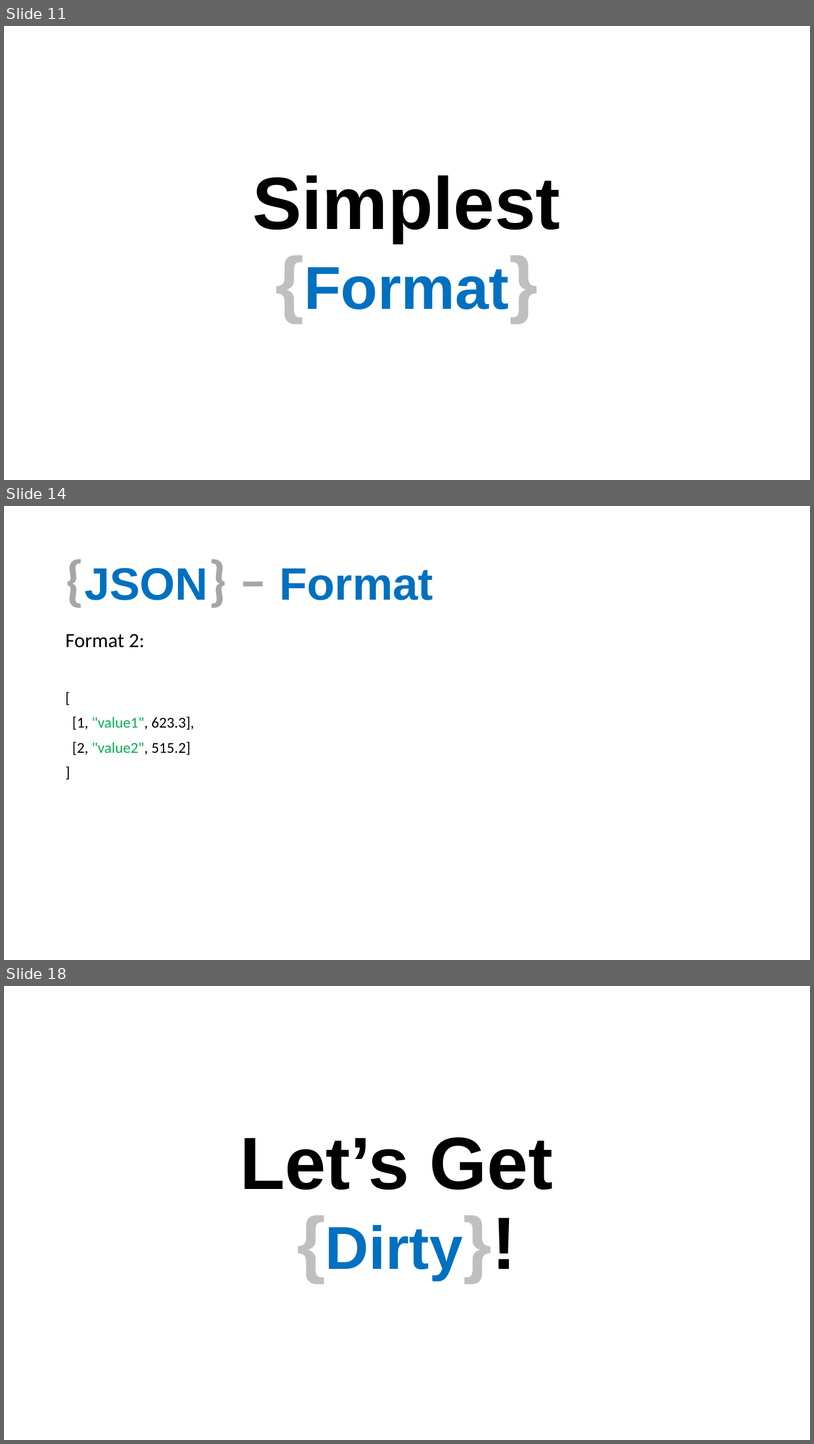
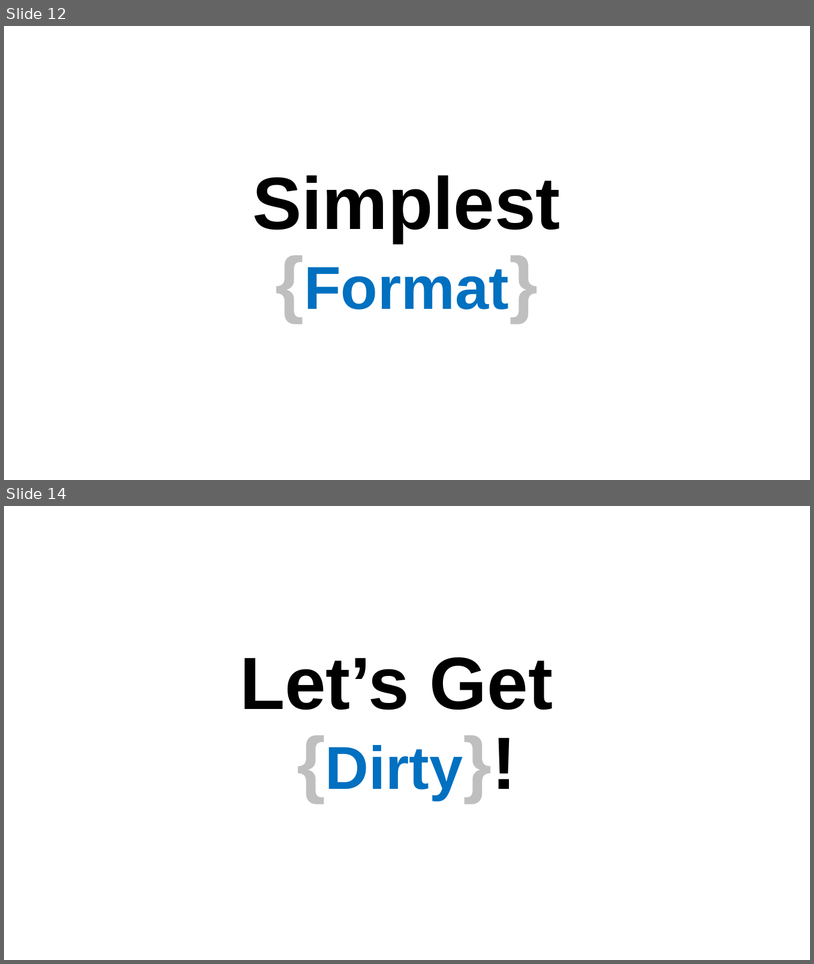
Before and after one commit to aephidayatuloh/basic_r_json, a slide deck: Introduction To R & JSON.pptx. Shown one above the other, each under a label of ours: slides 11, 14 and 18 before the commit, slides 12 and 14 after it; the slides between them are not shown. The pictures are 814x1444 and 814x964 pixels, drawn with LibreOffice and Linux fonts; fonts in the diff are those of the drawing; background and template pictures are left out. Boxes give left, top, right and bottom in pixels: in the first picture for what was removed or moved away, otherwise in the second. Text is boxed around its words. In the diff, an @@ line names an element or a change of style, - is before the commit and + after.

```diff
--- a/Introduction To R & JSON.pptx
+++ b/Introduction To R & JSON.pptx
@@ slide 14 removed at box(4, 506, 810, 960), background #FFFFFF @@
@@ title removed at box(84, 568, 434, 600) @@
-{JSON} – Format
@@ text removed at box(65, 634, 194, 755) @@
-Format 2:
-[
-[1, "value1", 623.3],
-[2, "value2", 515.2]
-]
@@ what was slide 11 is now slide 12 @@
@@ what was slide 18 is now slide 14 @@
```
Also in this commit, not shown: 8 slides changed, 6 slides added, 3 other slides removed.
